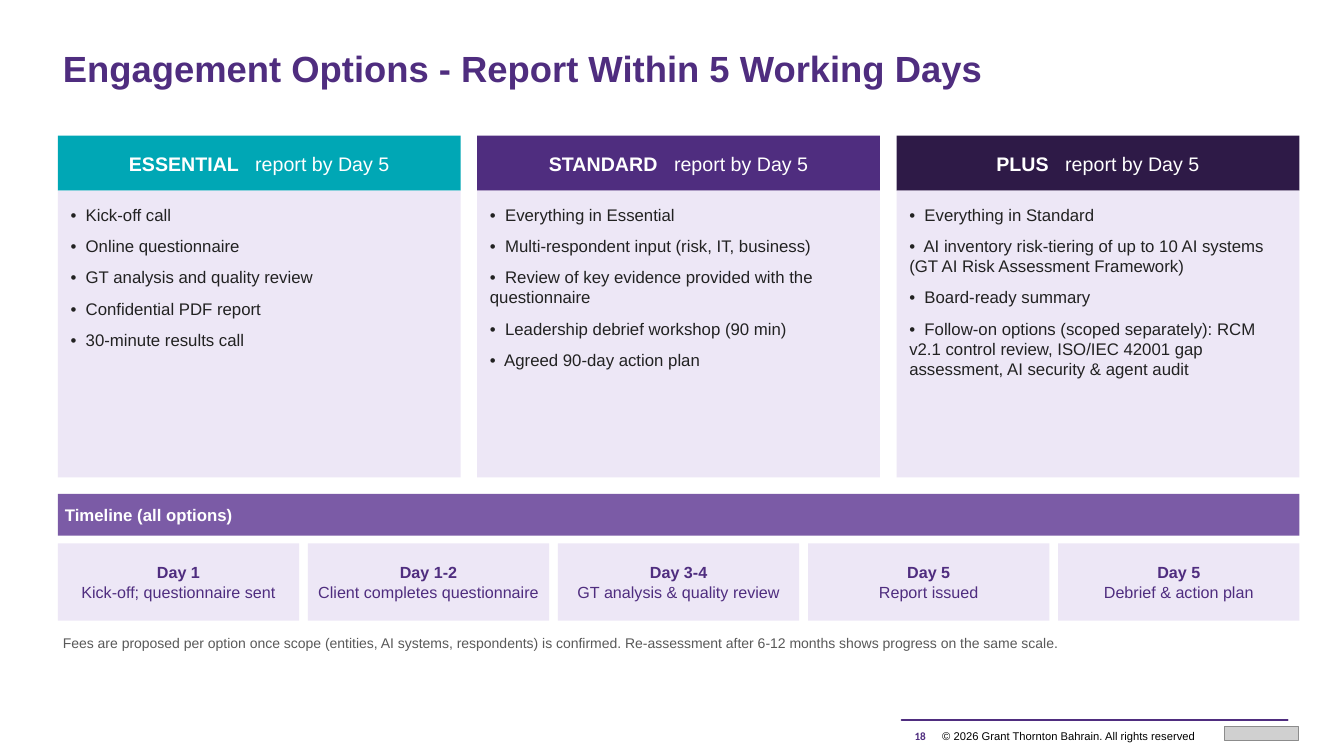
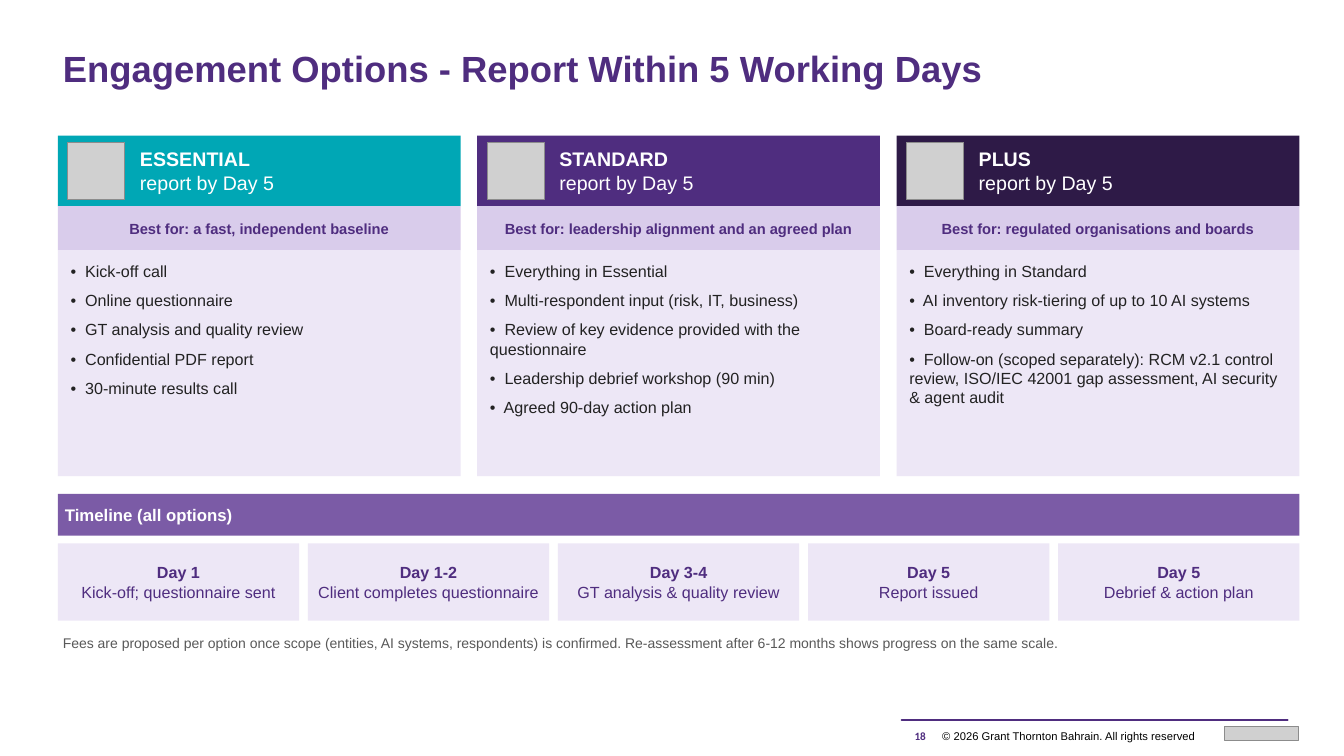
Before and after one commit to mahekdevangtrivedi-wq/GT-AI-Service-Line, a slide deck: slide 18 of 01_AI_Governance_Risk_Compliance/1.3_AI_Readiness_Assessment_Tool/GT_AI_Readiness_Assessment_Proposal.pptx. Drawn at 1344x756 pixels with LibreOffice and Linux fonts; fonts in the diff are those of the drawing; grey boxes stand for pictures. Boxes give left, top, right and bottom in pixels: in the first picture for what was removed or moved away, otherwise in the second. Text is boxed around its words. In the diff, an @@ line names an element or a change of style, - is before the commit and + after.

```diff
--- a/01_AI_Governance_Risk_Compliance/1.3_AI_Readiness_Assessment_Tool/GT_AI_Readiness_Assessment_Proposal.pptx
+++ b/01_AI_Governance_Risk_Compliance/1.3_AI_Readiness_Assessment_Tool/GT_AI_Readiness_Assessment_Proposal.pptx
@@ rectangle added at [57, 136, 461, 207], fill #00A7B5 @@
@@ picture added at [68, 142, 125, 200] @@
@@ text "ESSENTIAL": place and size @@
-text "ESSENTIAL" at [57, 136, 461, 192]
+text "ESSENTIAL" at [140, 152, 274, 194]
@@ text "ESSENTIAL" at [140, 152, 274, 194]: fill #00A7B5 to none @@
@@ rectangle added at [477, 136, 880, 207], fill #4F2D7F @@
@@ picture added at [487, 142, 544, 200] @@
@@ text "STANDARD": place and size @@
-text "STANDARD" at [477, 136, 880, 192]
+text "STANDARD" at [559, 152, 694, 194]
@@ text "STANDARD" at [559, 152, 694, 194]: fill #4F2D7F to none @@
@@ rectangle added at [896, 136, 1300, 207], fill #2E1A47 @@
@@ picture added at [906, 142, 964, 200] @@
@@ text "PLUS": place and size @@
-text "PLUS" at [896, 136, 1300, 192]
+text "PLUS" at [979, 152, 1113, 194]
@@ text "PLUS" at [979, 152, 1113, 194]: fill #2E1A47 to none @@
@@ text at [140, 152, 274, 194]: text changed @@
-ESSENTIAL report by Day 5
+ESSENTIAL
+report by Day 5
@@ text at [559, 152, 694, 194]: text changed @@
-STANDARD report by Day 5
+STANDARD
+report by Day 5
@@ text at [979, 152, 1113, 194]: text changed @@
-PLUS report by Day 5
+PLUS
+report by Day 5
@@ rectangle added at [57, 207, 461, 251], fill #D9CCEB, 10.5 pt, text #4F2D7F, bold @@
+Best for: a fast, independent baseline
@@ rectangle added at [477, 207, 880, 251], fill #D9CCEB, 10.5 pt, text #4F2D7F, bold @@
+Best for: leadership alignment and an agreed plan
@@ rectangle added at [896, 207, 1300, 251], fill #D9CCEB, 10.5 pt, text #4F2D7F, bold @@
+Best for: regulated organisations and boards
@@ rectangle: place and size @@
-rectangle at [57, 191, 461, 477]
+rectangle at [57, 250, 461, 476]
@@ text "• Kick-off call": place and size @@
-text "• Kick-off call" at [86, 209, 312, 346]
+text "• Kick-off call" at [85, 265, 304, 394]
@@ text "• Kick-off call" at [85, 265, 304, 394]: size 12 to 11.5 pt; less space between paragraphs @@
@@ rectangle: place and size @@
-rectangle at [477, 191, 880, 477]
+rectangle at [477, 250, 880, 476]
@@ text "• Everything in Essential" at [490, 265, 800, 417]: size 12 to 11.5 pt; less space between paragraphs @@
@@ text "• Everything in Essential": place and size @@
-text "• Everything in Essential" at [490, 209, 812, 370]
+text "• Everything in Essential" at [490, 265, 800, 417]
@@ rectangle: place and size @@
-rectangle at [896, 191, 1300, 477]
+rectangle at [896, 250, 1300, 476]
@@ text "• Everything in Standard": place and size @@
-text "• Everything in Standard" at [909, 209, 1264, 379]
+text "• Everything in Standard" at [909, 265, 1278, 407]
@@ text at [924, 265, 1086, 339]: size 12 to 11.5 pt in "• Everything in Standard", "• Board-ready summary"; less space between paragraphs @@
@@ text at [923, 294, 1250, 310]: text changed; size 12 to 11.5 pt @@
-• AI inventory risk-tiering of up to 10 AI systems (GT AI Risk Assessment Framework)
+• AI inventory risk-tiering of up to 10 AI systems
@@ text at [909, 353, 1278, 407]: text changed; size 12 to 11.5 pt @@
-• Follow-on options (scoped separately): RCM v2.1 control review, ISO/IEC 42001 gap assessment, AI security & agent audit
+• Follow-on (scoped separately): RCM v2.1 control review, ISO/IEC 42001 gap assessment, AI security & agent audit
```
Also in this commit, not shown: 13 other slides changed, 33 other files.
